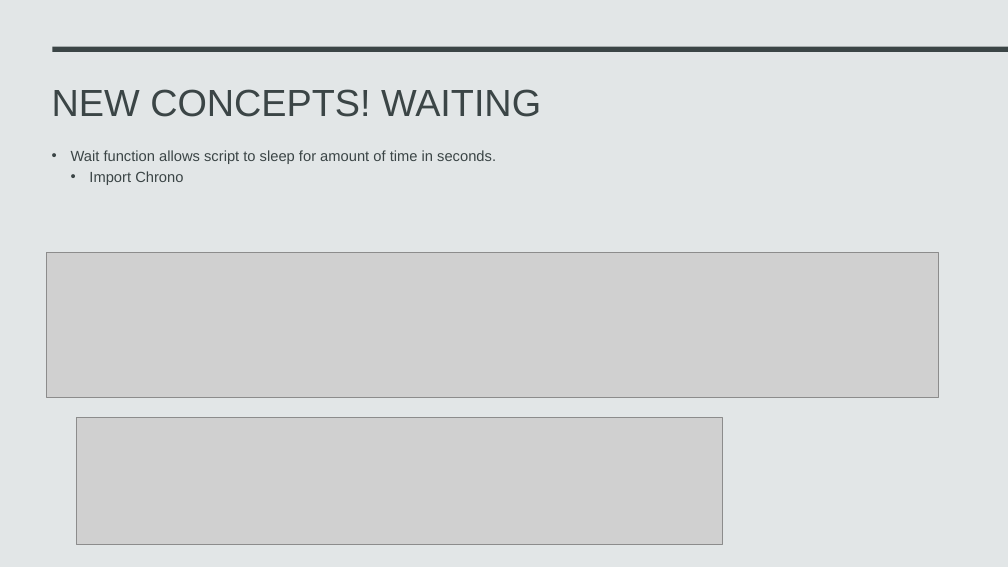
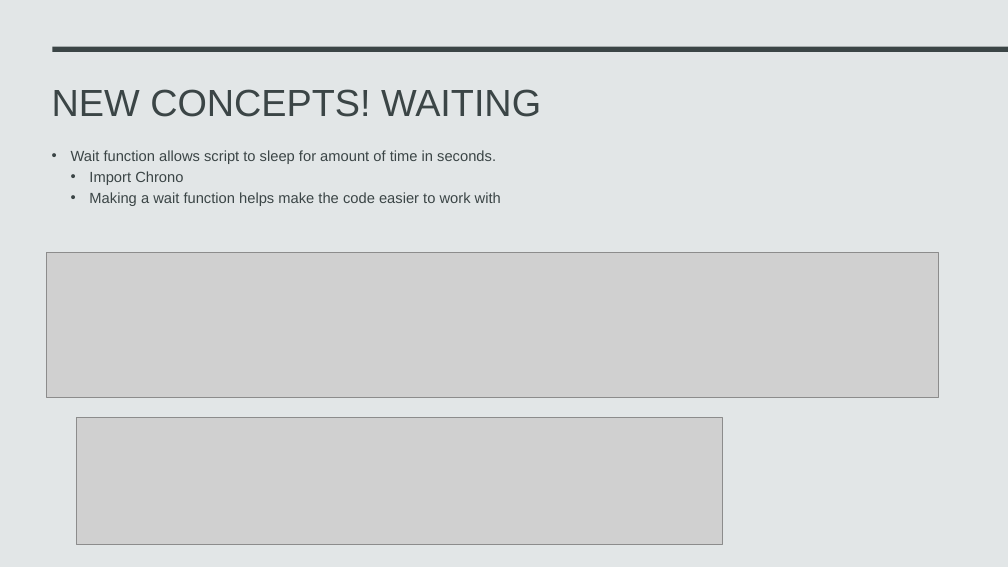
Before and after one commit to deangbingham-star/CPSC-225-Group-Project, a slide deck: slide 4 of LEGALLY DISTINCT.pptx. Drawn at 1008x567 pixels with LibreOffice and Linux fonts; fonts in the diff are those of the drawing; grey boxes stand for pictures. Boxes give left, top, right and bottom in pixels: in the first picture for what was removed or moved away, otherwise in the second. Text is boxed around its words. In the diff, an @@ line names an element or a change of style, - is before the commit and + after.

Commit message:
Added creature slide, fixed typos

```diff
--- a/LEGALLY DISTINCT.pptx
+++ b/LEGALLY DISTINCT.pptx
@@ text at (89, 192, 501, 206): paragraph added @@
+  • Making a wait function helps make the code easier to work with
```
Also in this commit, not shown: 2 other slides changed, 1 slide added.
